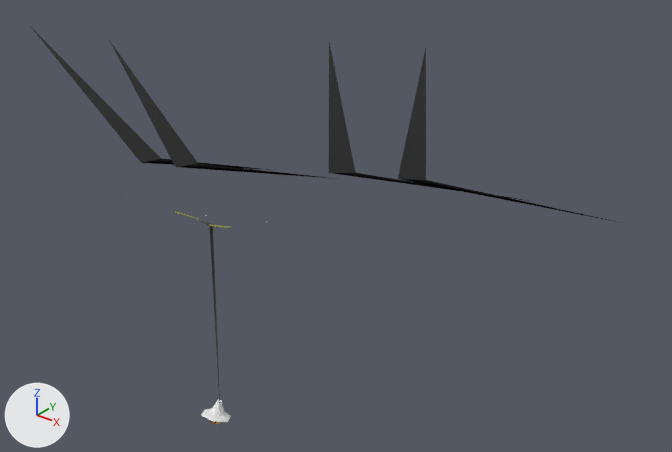
One commit to the FBX model Assets/Personages/Enemies/ScareCrow/Scarecrow.FBX: the scene before it, then after it.
One viewpoint serves both versions: a 50 mm lens placed at (32.4, -33.4, 37.3), pointed at (-20.3, 32.3, -3.5). Every picture has the same lights, and +X, +Y and +Z are marked at lower left. Both versions are drawn at frame 191 of the action 'ScareCrowFool'; the numbers are the values there.

Objects in the first picture: 'Crow003', 'Crow005', 'Crow007', 'Crow1', 'HayMow', 'Pum', 'Scarecrow1'.
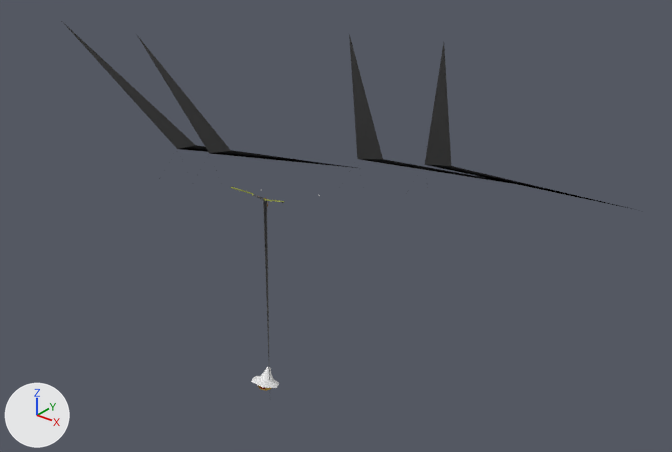
The edits, one by one:
Object 'Scarecrow' (bone_rig_object) moves from (0.0, -4.1, 0.0) to (0.0, 0.0, 0.0).

Pixel boxes (x1, y1, x2, y2) of what changed, in the pictures (672 x 452 px):
'Crow005', posed
    before: (393, 48, 626, 224)
    after: (417, 43, 636, 210)
'Crow007', posed
    before: (317, 42, 529, 201)
    after: (342, 34, 513, 184)
'Crow1', posed (11% shorter)
    before: (109, 40, 336, 191)
    after: (136, 34, 356, 168)
'Crow003', posed (6% narrower, 10% shorter)
    before: (30, 26, 270, 198)
    after: (65, 24, 290, 179)
'Scarecrow1', posed
    before: (175, 211, 267, 404)
    after: (230, 186, 320, 379)
'HayMow', posed (6% narrower, 8% shorter)
    before: (201, 399, 231, 422)
    after: (251, 367, 279, 388)
'Pum', posed
    before: (208, 419, 222, 424)
    after: (258, 385, 271, 391)
